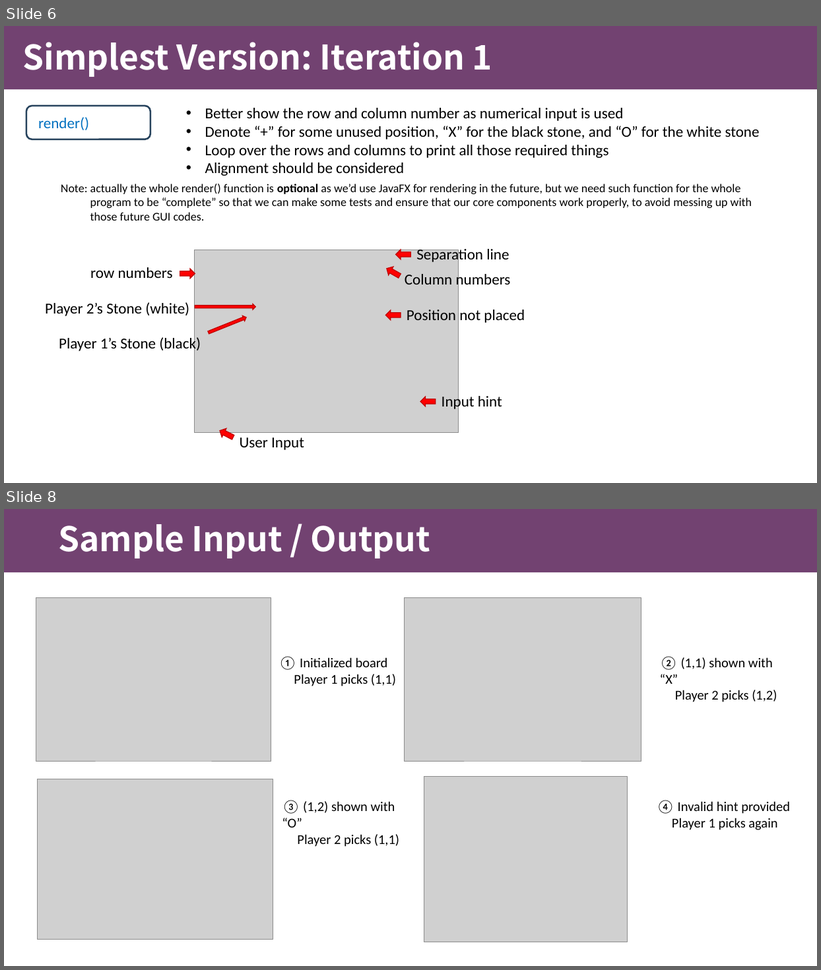
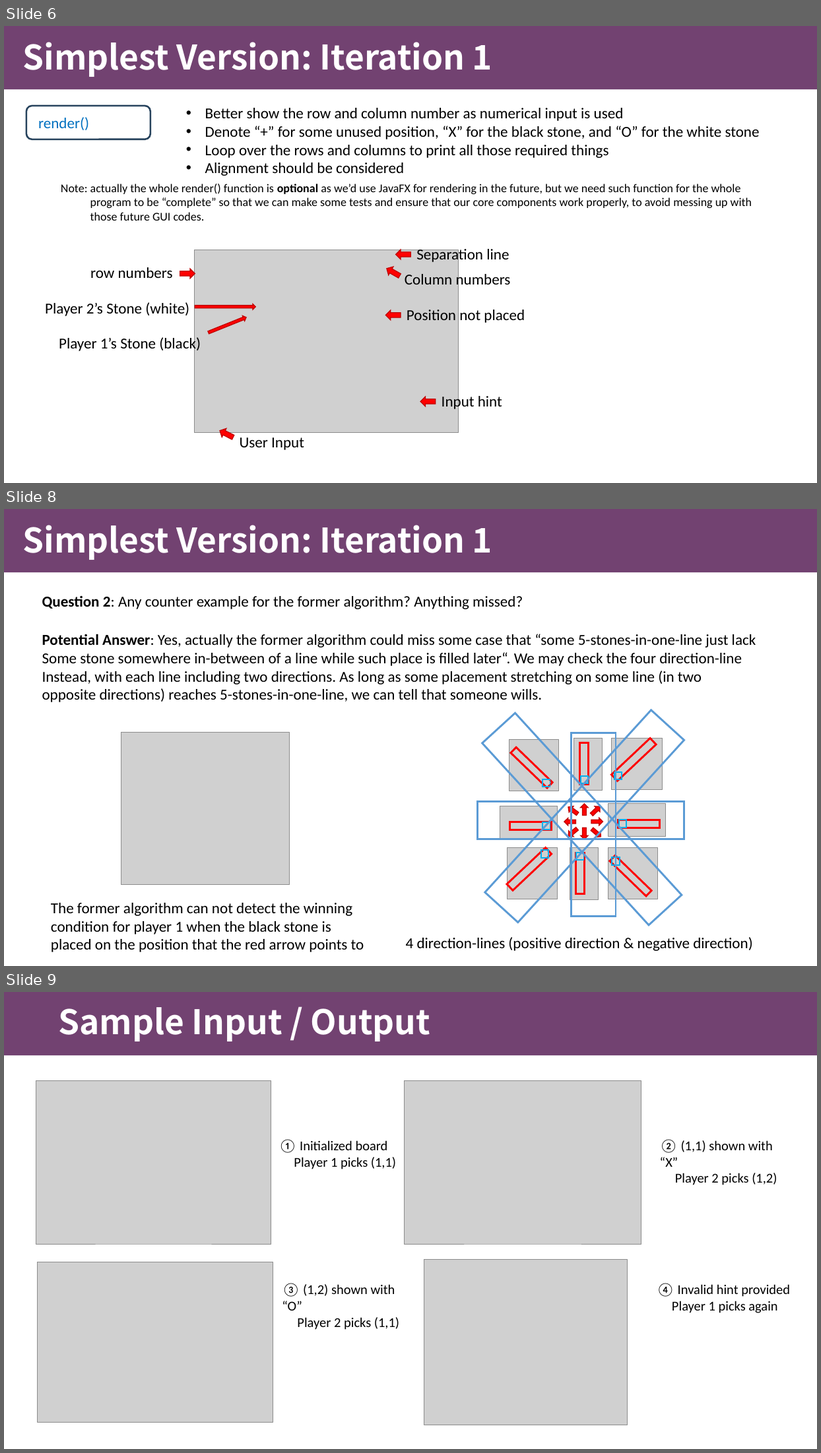
Before and after one commit to Guiliang/courses, a slide deck: cuhk-csc-1004/slides/CSC1004 Tutorial 5.pptx. Shown one above the other, each under a label of ours: slides 6 and 8 before the commit, slides 6, 8 and 9 after it; the slides between them are not shown. The pictures are 821x970 and 821x1453 pixels, drawn with LibreOffice and Linux fonts; fonts in the diff are those of the drawing; grey boxes stand for pictures; background and template pictures are left out. Boxes give left, top, right and bottom in pixels: in the first picture for what was removed or moved away, otherwise in the second. Text is boxed around its words. In the diff, an @@ line names an element or a change of style, - is before the commit and + after.

```diff
--- a/cuhk-csc-1004/slides/CSC1004 Tutorial 5.pptx
+++ b/cuhk-csc-1004/slides/CSC1004 Tutorial 5.pptx
@@ slide 8 added at (x1=4, y1=509, x2=817, y2=966), background #FFFFFF; not listed: 1 template element that a slide beside it also shows @@
@@ title added at (x1=23, y1=525, x2=492, y2=560), 40 pt, text #FFFFFF, bold @@
+Simplest Version: Iteration 1
@@ text added at (x1=42, y1=596, x2=523, y2=609), 18 pt, text #000000 @@
+Question 2: Any counter example for the former algorithm? Anything missed?
@@ text added at (x1=42, y1=634, x2=756, y2=702), 18 pt, text #000000 @@
+Potential Answer: Yes, actually the former algorithm could miss some case that “some 5-stones-in-one-line just lack
+Some stone somewhere in-between of a line while such place is filled later“. We may check the four direction-line
+Instead, with each line including two directions. As long as some placement stretching on some line (in two opposite directions) reaches 5-stones-in-one-line, we can tell that someone wills.
@@ group added at (x1=478, y1=710, x2=684, y2=925): 20 rectangles, 8 down arrows, 8 pictures @@
@@ picture added at (x1=121, y1=733, x2=290, y2=885) @@
@@ text added at (x1=51, y1=903, x2=364, y2=953), 18 pt, text #000000 @@
+The former algorithm can not detect the winning
+condition for player 1 when the black stone is
+placed on the position that the red arrow points to
@@ text added at (x1=406, y1=937, x2=753, y2=951), 18 pt, text #000000 @@
+4 direction-lines (positive direction & negative direction)
@@ what was slide 8 is now slide 9 @@
```
Also in this commit, not shown: 1 slide changed, 2 other files.
